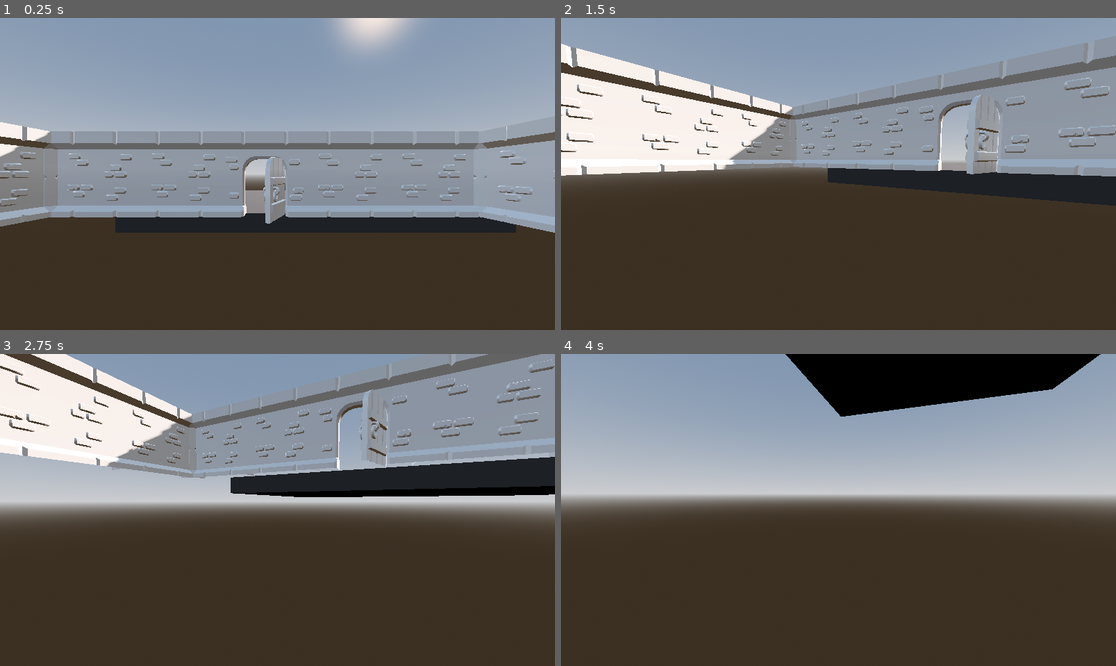
Above: before the commit, frames 1-4 (two rows, left to right).
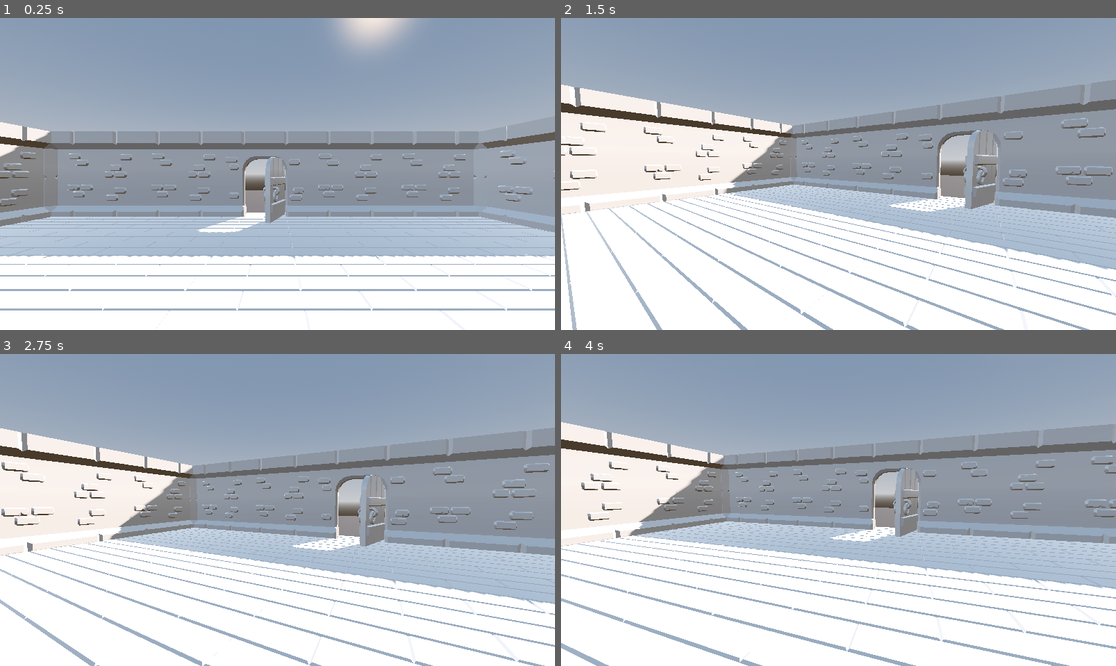
Above: after the commit, the same moments.

Repository: Spaik7/Gioco
Game: Godot game, scene res://main.tscn
The game is run twice, just before and just after one commit, with the same random seed, the same clock (stepped at 60 frames per second) and the same inputs.
Inputs (mouse positions are in pixels of both pictures, inside the frame that each line leads up to):
- Up to frame 1 (0.25 s): no input
- Up to frame 2 (1.5 s): tap Enter (ui_accept) at 0.5, 0.77, 1.25 s; move the mouse to (960, 158) at 0.52 s; hold Right (ui_right) 0.53-1.28 s; tap V (freefly) at 0.6 s; click (960, 158) at 0.67 s; move the mouse to (810, 174) at 1.27 s; hold Up (ui_up) from 1.28 s (still down); tap Shift (sprint) at 1.35 s
- Up to frame 3 (2.75 s): keep holding Up (ui_up); tap Enter (ui_accept) at 1.52, 2 s; move the mouse to (288, 503) at 2.02 s; tap V (freefly) at 2.1 s
- Up to frame 4 (4 s): keep holding Up (ui_up); move the mouse to (832, 516) at 2.77 s; tap Shift (sprint) at 2.85 s; click (832, 516) at 2.92 s; tap Enter (ui_accept) at 3.02, 3.77 s; move the mouse to (877, 513) at 3.52 s; tap V (freefly) at 3.6 s

The runs differ from the first frame. In frame 1, 36% of the frame differs, in the area x 0-100%, y 62-100%; in frame 2, 64%; in frame 3, 79%, in the area x 0-100%, y 0-100%; in frame 4, 79%.

Commit message:
Add floor

Diff:
--- a/main.tscn
+++ b/main.tscn
@@ -1,8 +1,9 @@
-[gd_scene load_steps=9 format=3 uid="uid://dwtcm60pg1gi4"]
+[gd_scene load_steps=10 format=3 uid="uid://dwtcm60pg1gi4"]
 
 [ext_resource type="Material" uid="uid://ci3x1ncirwtax" path="res://materials/metal.tres" id="1_lquwl"]
 [ext_resource type="PackedScene" uid="uid://bs72ogkvdd7d6" path="res://addons/proto_controller/proto_controller.tscn" id="2_7mycd"]
 [ext_resource type="PackedScene" uid="uid://d3fs15bxm7mk4" path="res://models/building/wall.glb" id="4_5vw27"]
+[ext_resource type="PackedScene" uid="uid://bvug2act5a2xe" path="res://scenes/floor_wood.tscn" id="6_5vw27"]
 [ext_resource type="PackedScene" uid="uid://bh08fw4yht016" path="res://scenes/wall_doorway.tscn" id="6_7mycd"]
 [ext_resource type="PackedScene" uid="uid://7rfuu1jpy2go" path="res://scenes/pillar.tscn" id="6_272bh"]
 
@@ -115,3 +116,111 @@
 
 [node name="pillar5" parent="CSGCombiner3D4" instance=ExtResource("6_272bh")]
 transform = Transform3D(1, 0, 0, 0, 1, 0, 0, 0, 1, 7.9000006, 0.5, 21.1)
+
+[node name="Node3D" parent="CSGCombiner3D4" instance=ExtResource("6_5vw27")]
+transform = Transform3D(1, 0, 0, 0, 1, 0, 0, 0, 1, 7.2999997, 0.46000013, 1.4899994)
+
+[node name="Node3D2" parent="CSGCombiner3D4" instance=ExtResource("6_5vw27")]
+transform = Transform3D(1, 0, 0, 0, 1, 0, 0, 0, 1, 3.3, 0.46000013, 1.4899994)
+
+[node name="Node3D3" parent="CSGCombiner3D4" instance=ExtResource("6_5vw27")]
+transform = Transform3D(1, 0, 0, 0, 1, 0, 0, 0, 1, -0.7, 0.46000013, 1.4899994)
+
+[node name="Node3D4" parent="CSGCombiner3D4" instance=ExtResource("6_5vw27")]
+transform = Transform3D(1, 0, 0, 0, 1, 0, 0, 0, 1, -4.7000003, 0.46000013, 1.4899994)
+
+[node name="Node3D5" parent="CSGCombiner3D4" instance=ExtResource("6_5vw27")]
+transform = Transform3D(1, 0, 0, 0, 1, 0, 0, 0, 1, -8.7, 0.46000013, 1.4899994)
+
+[node name="Node3D6" parent="CSGCombiner3D4" instance=ExtResource("6_5vw27")]
+transform = Transform3D(1, 0, 0, 0, 1, 0, 0, 0, 1, -12.7, 0.46000013, 1.4899994)
+
+[node name="Node3D7" parent="CSGCombiner3D4" instance=ExtResource("6_5vw27")]
+transform = Transform3D(1, 0, 0, 0, 1, 0, 0, 0, 1, 7.2999997, 0.46000013, 5.4899993)
+
+[node name="Node3D8" parent="CSGCombiner3D4" instance=ExtResource("6_5vw27")]
+transform = Transform3D(1, 0, 0, 0, 1, 0, 0, 0, 1, 3.3, 0.46000013, 5.4899993)
+
+[node name="Node3D9" parent="CSGCombiner3D4" instance=ExtResource("6_5vw27")]
+transform = Transform3D(1, 0, 0, 0, 1, 0, 0, 0, 1, -0.7, 0.46000013, 5.4899993)
+
+[node name="Node3D10" parent="CSGCombiner3D4" instance=ExtResource("6_5vw27")]
+transform = Transform3D(1, 0, 0, 0, 1, 0, 0, 0, 1, -4.7000003, 0.46000013, 5.4899993)
+
+[node name="Node3D11" parent="CSGCombiner3D4" instance=ExtResource("6_5vw27")]
+transform = Transform3D(1, 0, 0, 0, 1, 0, 0, 0, 1, -8.7, 0.46000013, 5.4899993)
+
+[node name="Node3D12" parent="CSGCombiner3D4" instance=ExtResource("6_5vw27")]
+transform = Transform3D(1, 0, 0, 0, 1, 0, 0, 0, 1, -12.7, 0.46000013, 5.4899993)
+
+[node name="Node3D13" parent="CSGCombiner3D4" instance=ExtResource("6_5vw27")]
+transform = Transform3D(1, 0, 0, 0, 1, 0, 0, 0, 1, 7.2999997, 0.46000013, 9.489999)
+
+[node name="Node3D14" parent="CSGCombiner3D4" instance=ExtResource("6_5vw27")]
+transform = Transform3D(1, 0, 0, 0, 1, 0, 0, 0, 1, 3.3, 0.46000013, 9.489999)
+
+[node name="Node3D15" parent="CSGCombiner3D4" instance=ExtResource("6_5vw27")]
+transform = Transform3D(1, 0, 0, 0, 1, 0, 0, 0, 1, -0.7, 0.46000013, 9.489999)
+
+[node name="Node3D16" parent="CSGCombiner3D4" instance=ExtResource("6_5vw27")]
+transform = Transform3D(1, 0, 0, 0, 1, 0, 0, 0, 1, -4.7000003, 0.46000013, 9.489999)
+
+[node name="Node3D17" parent="CSGCombiner3D4" instance=ExtResource("6_5vw27")]
+transform = Transform3D(1, 0, 0, 0, 1, 0, 0, 0, 1, -8.7, 0.46000013, 9.489999)
+
+[node name="Node3D18" parent="CSGCombiner3D4" instance=ExtResource("6_5vw27")]
+transform = Transform3D(1, 0, 0, 0, 1, 0, 0, 0, 1, -12.7, 0.46000013, 9.489999)
+
+[node name="Node3D19" parent="CSGCombiner3D4" instance=ExtResource("6_5vw27")]
+transform = Transform3D(1, 0, 0, 0, 1, 0, 0, 0, 1, 7.2999997, 0.46000013, 13.489999)
+
+[node name="Node3D20" parent="CSGCombiner3D4" instance=ExtResource("6_5vw27")]
+transform = Transform3D(1, 0, 0, 0, 1, 0, 0, 0, 1, 3.3, 0.46000013, 13.489999)
+
+[node name="Node3D21" parent="CSGCombiner3D4" instance=ExtResource("6_5vw27")]
+transform = Transform3D(1, 0, 0, 0, 1, 0, 0, 0, 1, -0.7, 0.46000013, 13.489999)
+
+[node name="Node3D22" parent="CSGCombiner3D4" instance=ExtResource("6_5vw27")]
+transform = Transform3D(1, 0, 0, 0, 1, 0, 0, 0, 1, -4.7000003, 0.46000013, 13.489999)
+
+[node name="Node3D23" parent="CSGCombiner3D4" instance=ExtResource("6_5vw27")]
+transform = Transform3D(1, 0, 0, 0, 1, 0, 0, 0, 1, -8.7, 0.46000013, 13.489999)
+
+[node name="Node3D24" parent="CSGCombiner3D4" instance=ExtResource("6_5vw27")]
+transform = Transform3D(1, 0, 0, 0, 1, 0, 0, 0, 1, -12.7, 0.46000013, 13.489999)
+
+[node name="Node3D25" parent="CSGCombiner3D4" instance=ExtResource("6_5vw27")]
+transform = Transform3D(1, 0, 0, 0, 1, 0, 0, 0, 1, 7.2999997, 0.46000013, 17.489998)
+
+[node name="Node3D26" parent="CSGCombiner3D4" instance=ExtResource("6_5vw27")]
+transform = Transform3D(1, 0, 0, 0, 1, 0, 0, 0, 1, 3.3, 0.46000013, 17.489998)
+
+[node name="Node3D27" parent="CSGCombiner3D4" instance=ExtResource("6_5vw27")]
+transform = Transform3D(1, 0, 0, 0, 1, 0, 0, 0, 1, -0.7, 0.46000013, 17.489998)
+
+[node name="Node3D28" parent="CSGCombiner3D4" instance=ExtResource("6_5vw27")]
+transform = Transform3D(1, 0, 0, 0, 1, 0, 0, 0, 1, -4.7000003, 0.46000013, 17.489998)
+
+[node name="Node3D29" parent="CSGCombiner3D4" instance=ExtResource("6_5vw27")]
+transform = Transform3D(1, 0, 0, 0, 1, 0, 0, 0, 1, -8.7, 0.46000013, 17.489998)
+
+[node name="Node3D30" parent="CSGCombiner3D4" instance=ExtResource("6_5vw27")]
+transform = Transform3D(1, 0, 0, 0, 1, 0, 0, 0, 1, -12.7, 0.46000013, 17.489998)
+
+[node name="Node3D31" parent="CSGCombiner3D4" instance=ExtResource("6_5vw27")]
+transform = Transform3D(1, 0, 0, 0, 1, 0, 0, 0, 1, 7.2999997, 0.46000013, 21.489998)
+
+[node name="Node3D32" parent="CSGCombiner3D4" instance=ExtResource("6_5vw27")]
+transform = Transform3D(1, 0, 0, 0, 1, 0, 0, 0, 1, 3.3, 0.46000013, 21.489998)
+
+[node name="Node3D33" parent="CSGCombiner3D4" instance=ExtResource("6_5vw27")]
+transform = Transform3D(1, 0, 0, 0, 1, 0, 0, 0, 1, -0.7, 0.46000013, 21.489998)
+
+[node name="Node3D34" parent="CSGCombiner3D4" instance=ExtResource("6_5vw27")]
+transform = Transform3D(1, 0, 0, 0, 1, 0, 0, 0, 1, -4.7000003, 0.46000013, 21.489998)
+
+[node name="Node3D35" parent="CSGCombiner3D4" instance=ExtResource("6_5vw27")]
+transform = Transform3D(1, 0, 0, 0, 1, 0, 0, 0, 1, -8.7, 0.46000013, 21.489998)
+
+[node name="Node3D36" parent="CSGCombiner3D4" instance=ExtResource("6_5vw27")]
+transform = Transform3D(1, 0, 0, 0, 1, 0, 0, 0, 1, -12.7, 0.46000013, 21.489998)
--- /dev/null
+++ b/scenes/floor_wood.tscn
@@ -0,0 +1,13 @@
+[gd_scene load_steps=2 format=3 uid="uid://bvug2act5a2xe"]
+
+[ext_resource type="PackedScene" uid="uid://b5op0fk381m74" path="res://models/building/floor_wood.glb" id="1_i0wpl"]
+
+[node name="Node3D" type="Node3D"]
+
+[node name="floor_wood" parent="." instance=ExtResource("1_i0wpl")]
+
+[node name="CSGBox3D" type="CSGBox3D" parent="."]
+transform = Transform3D(1, 0, 0, 0, 1, 0, 0, 0, 1, 0, -0.019433593, 0)
+visible = false
+use_collision = true
+size = Vector3(4, 0.13886718, 4)
Not shown, changed: models/building/floor_stone.glb.import
